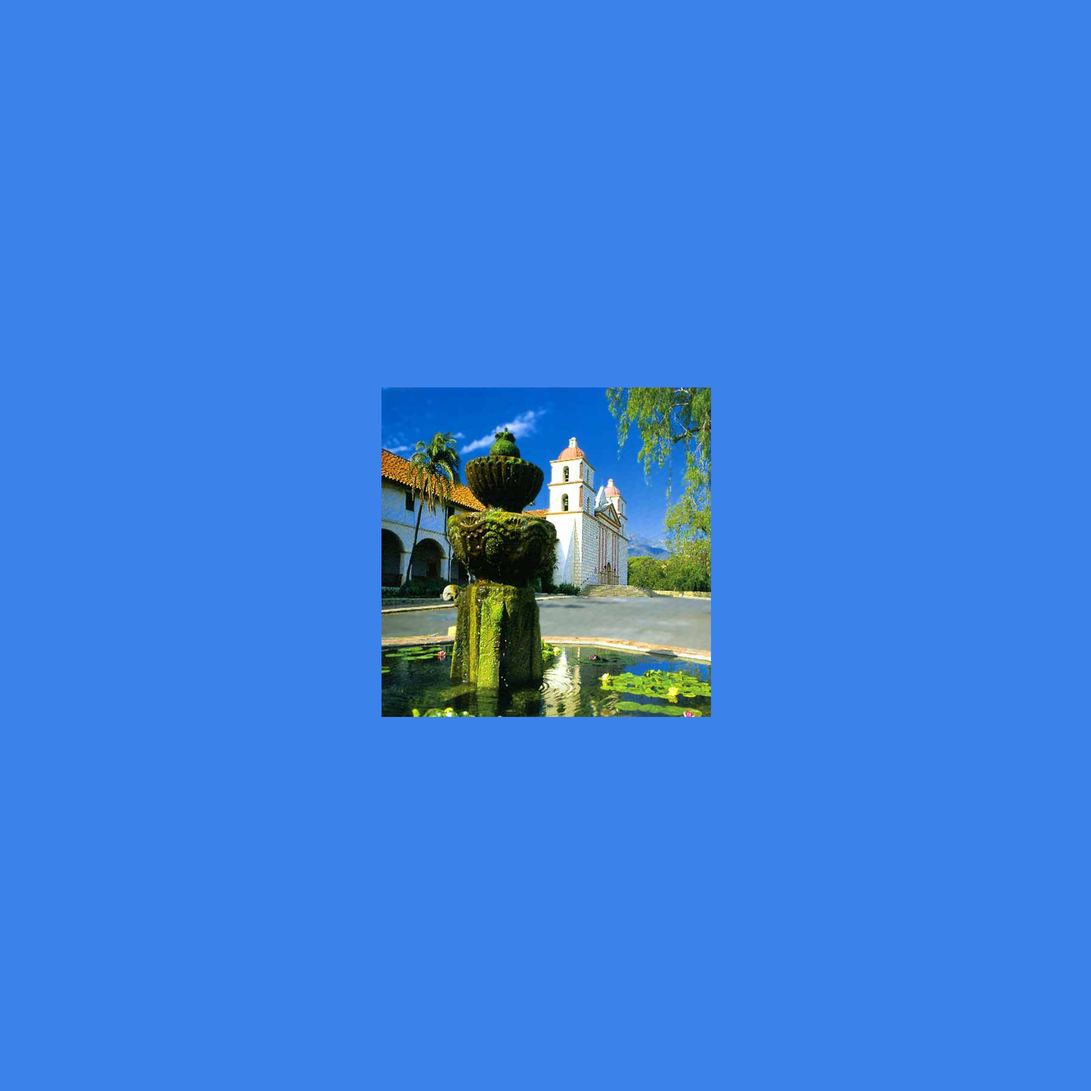
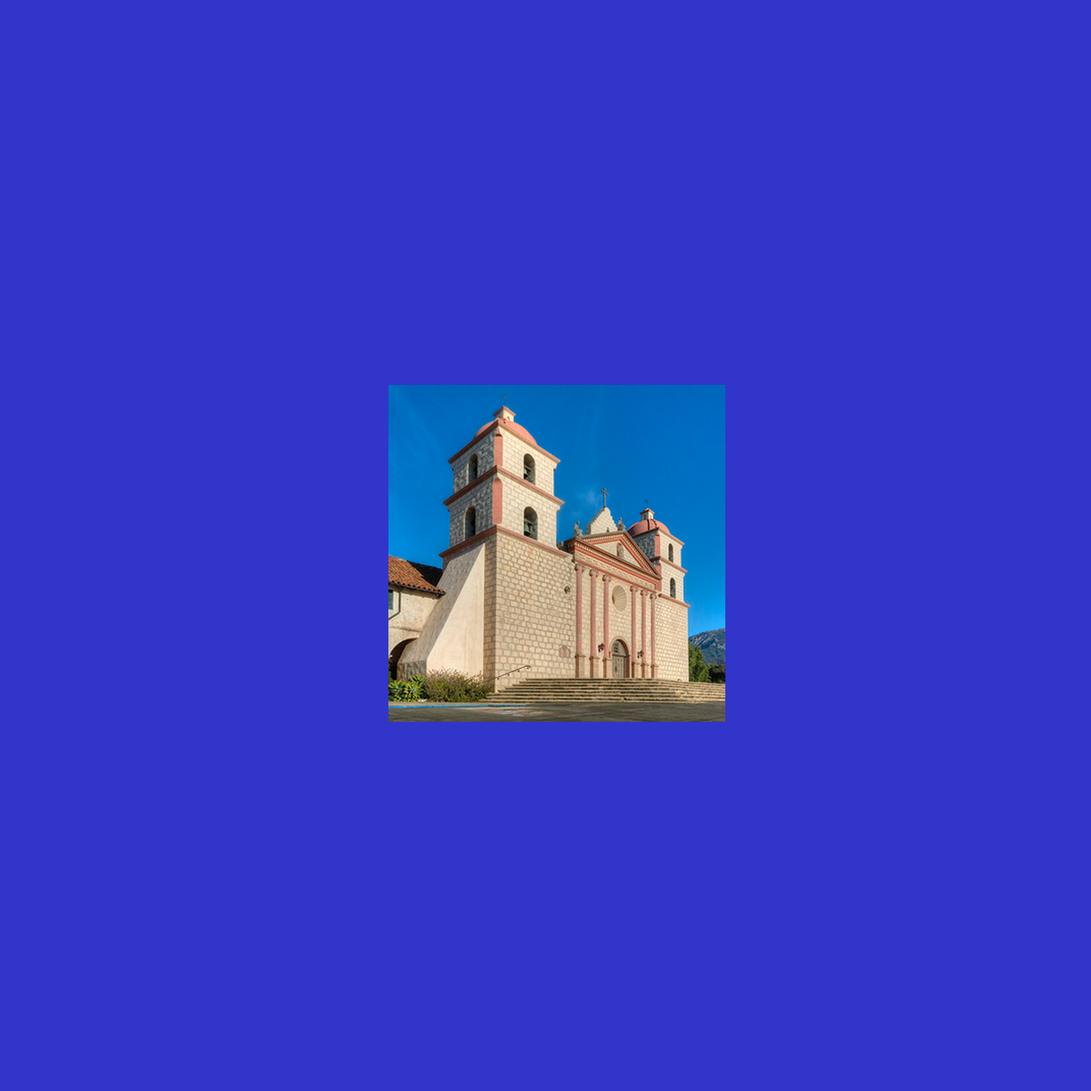
Two versions of the same layered image (1091×1091). Layer-by-layer changes:
renamed "raw-mission" to "raw-mission-new", painted on it over [381, 385, 726, 723]
painted on "Layer 1" over [0, 0, 1091, 1091]
